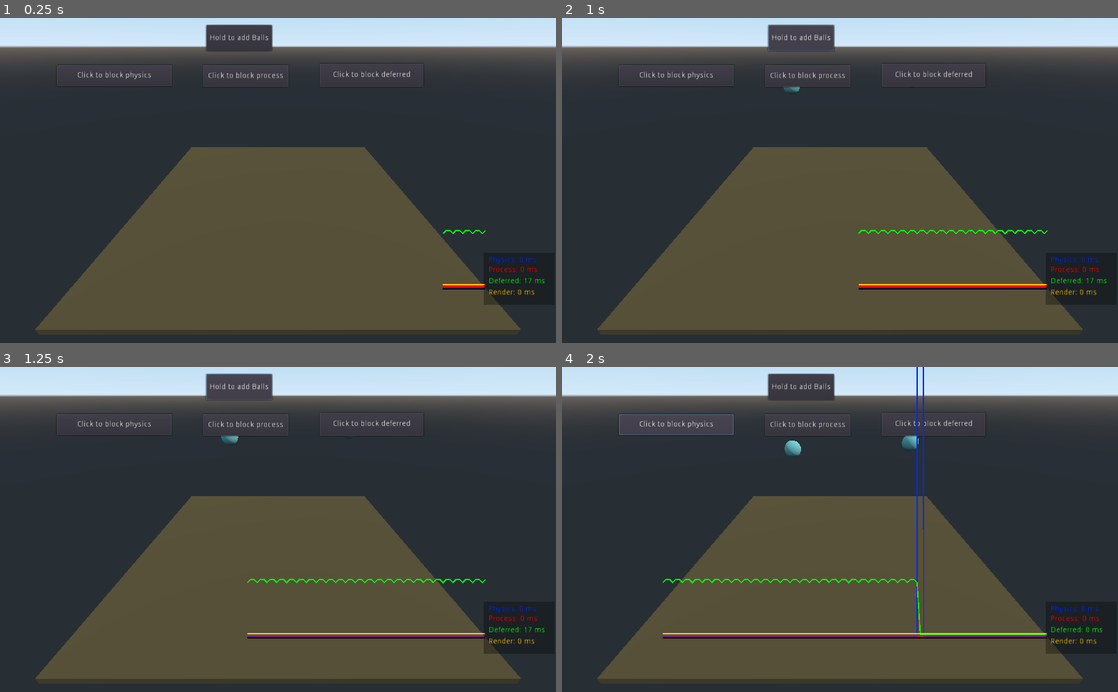
Above: before the commit, frames 1-4 (two rows, left to right).
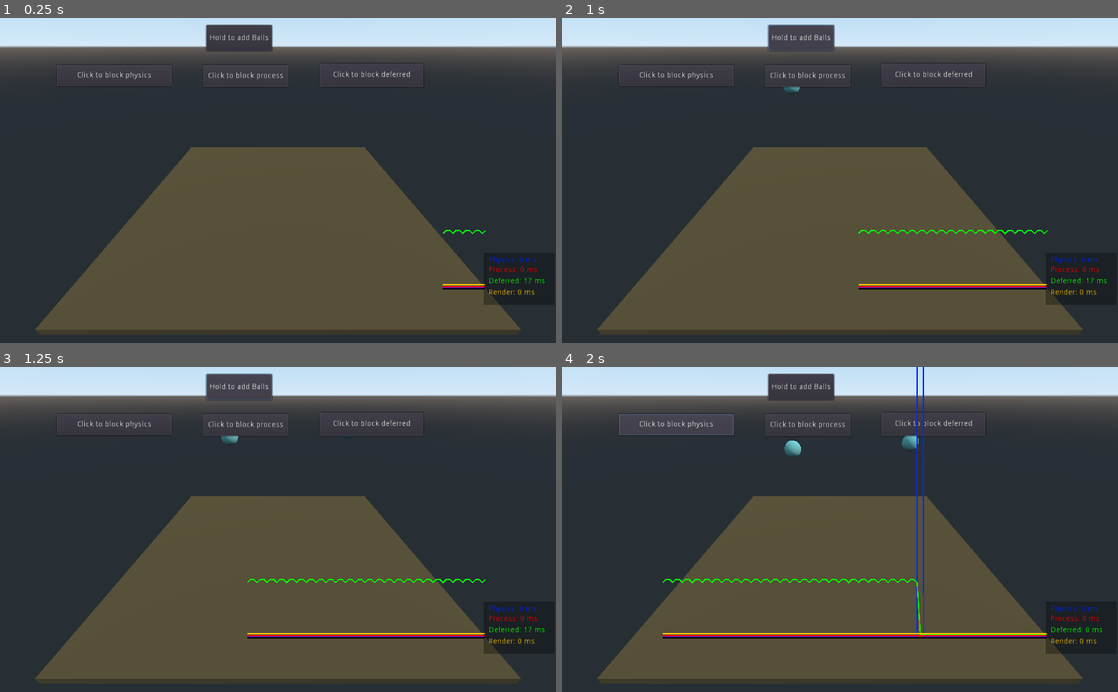
Above: after the commit, the same moments.

Repository: workhorsy/ImmersivePerformance
Game: Godot game, scene res://src/Start/Start.tscn
The game is run twice, just before and just after one commit, with the same random seed, the same clock (stepped at 60 frames per second) and the same inputs.
Inputs:
- Up to frame 1 (0.25 s): no input
- Up to frame 2 (1 s): click "Hold to add Balls" at 0.5 s
- Up to frame 3 (1.25 s): no input
- Up to frame 4 (2 s): click "Click to block physics" at 1.25 s

Frames 1-3 are identical in both runs. In frame 4, less than 0.1% of the frame differs, in the area x 64-65%, y 50-70%.

Commit message:
Made blocking take 2 seconds instead of 5

Diff:
--- a/project/src/World/World.gd
+++ b/project/src/World/World.gd
@@ -59,7 +59,7 @@
 		_is_blocking_process = false
 		var start := OS.get_ticks_msec()
 		var end := OS.get_ticks_msec()
-		while end - start < 5000:
+		while end - start < 2000:
 			end = OS.get_ticks_msec()
 		#print("Done")
 
@@ -70,7 +70,7 @@
 		_is_blocking_physics = false
 		var start := OS.get_ticks_msec()
 		var end := OS.get_ticks_msec()
-		while end - start < 5000:
+		while end - start < 2000:
 			end = OS.get_ticks_msec()
 		#print("Done")
 
@@ -78,7 +78,7 @@
 	print("deferred !!!!!!!!!!!!!!!!!!!!!!!!!!!!!!!!!!!!!!!!!!!!!!!! frame:%s" % [self.get_tree().get_frame()])
 	var start := OS.get_ticks_msec()
 	var end := OS.get_ticks_msec()
-	while end - start < 5000:
+	while end - start < 2000:
 		end = OS.get_ticks_msec()
 	#print("Done")
 
